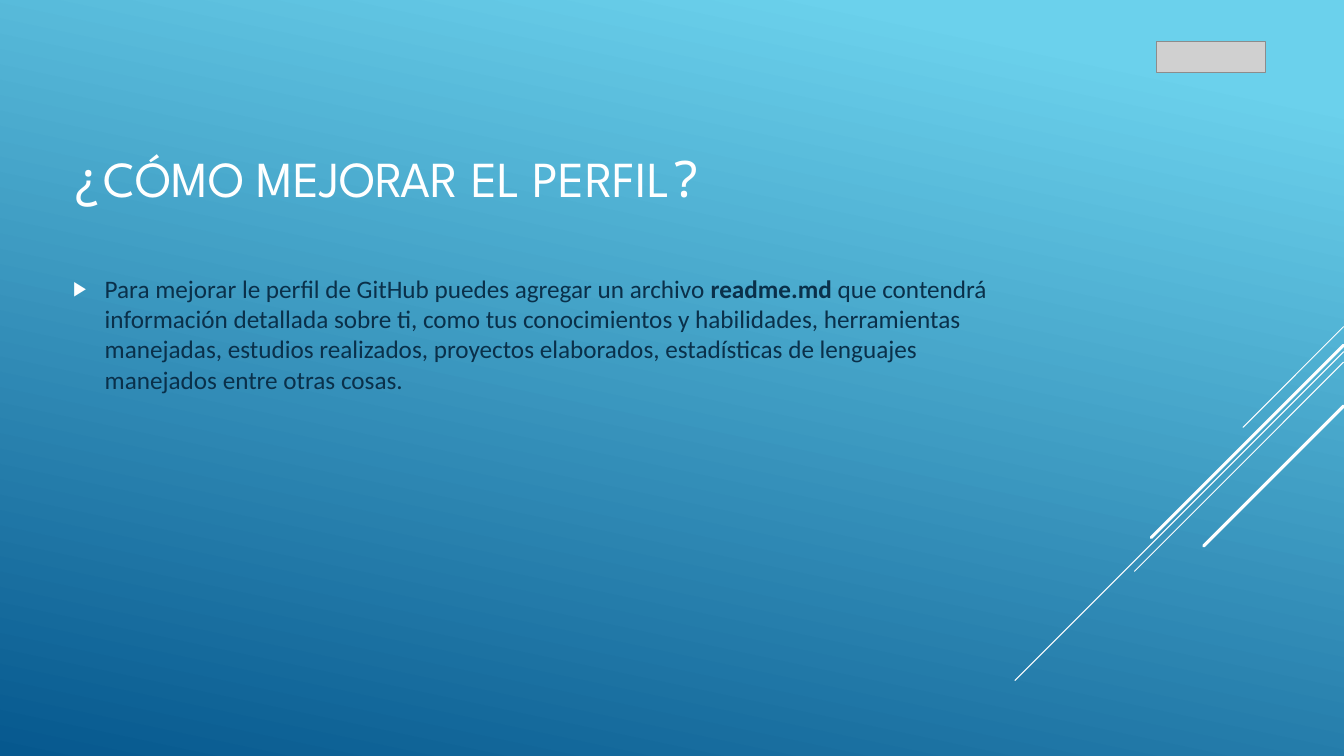
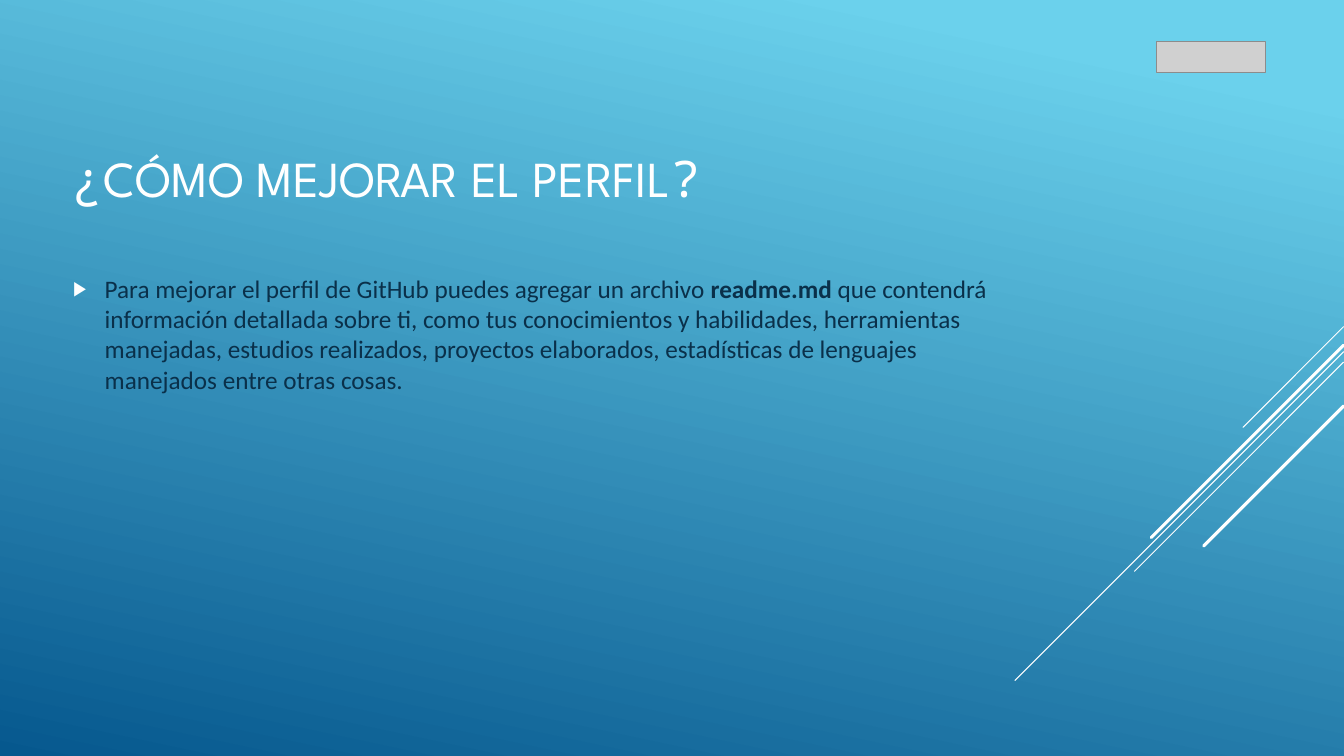
Before and after one commit to lexpin-online/content-course, a slide deck: slide 3 of Documentaciones/Mejoramiento de perfil de GitHub/Mejorar_perfil_GitHub.pptx. Drawn at 1344x756 pixels with LibreOffice and Linux fonts; fonts in the diff are those of the drawing; grey boxes stand for pictures. Boxes give left, top, right and bottom in pixels: in the first picture for what was removed or moved away, otherwise in the second. Text is boxed around its words. In the diff, an @@ line names an element or a change of style, - is before the commit and + after.

```diff
--- a/Documentaciones/Mejoramiento de perfil de GitHub/Mejorar_perfil_GitHub.pptx
+++ b/Documentaciones/Mejoramiento de perfil de GitHub/Mejorar_perfil_GitHub.pptx
@@ text at bbox=[105, 280, 986, 393]: text changed @@
-▶ Para mejorar le perfil de GitHub puedes agregar un archivo readme.md que contendrá información detallada sobre ti, como tus conocimientos y habilidades, herramientas manejadas, estudios realizados, proyectos elaborados, estadísticas de lenguajes manejados entre otras cosas.
+▶ Para mejorar el perfil de GitHub puedes agregar un archivo readme.md que contendrá información detallada sobre ti, como tus conocimientos y habilidades, herramientas manejadas, estudios realizados, proyectos elaborados, estadísticas de lenguajes manejados entre otras cosas.
```
Also in this commit, not shown: 1 other file.
